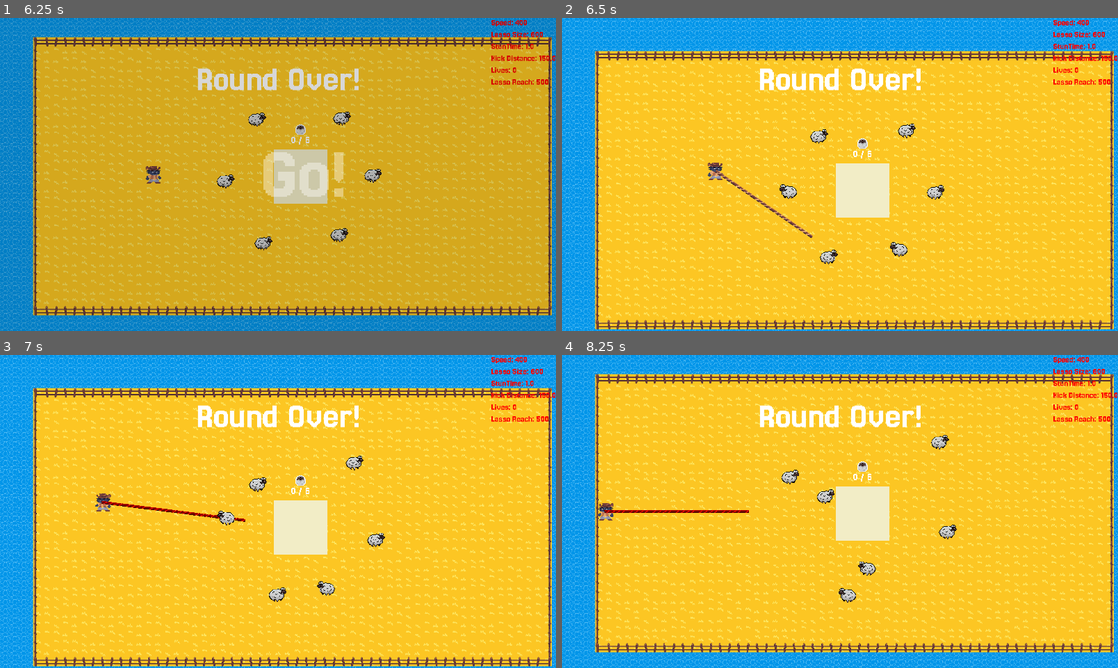
Above: before the commit, frames 1-4 (two rows, left to right).
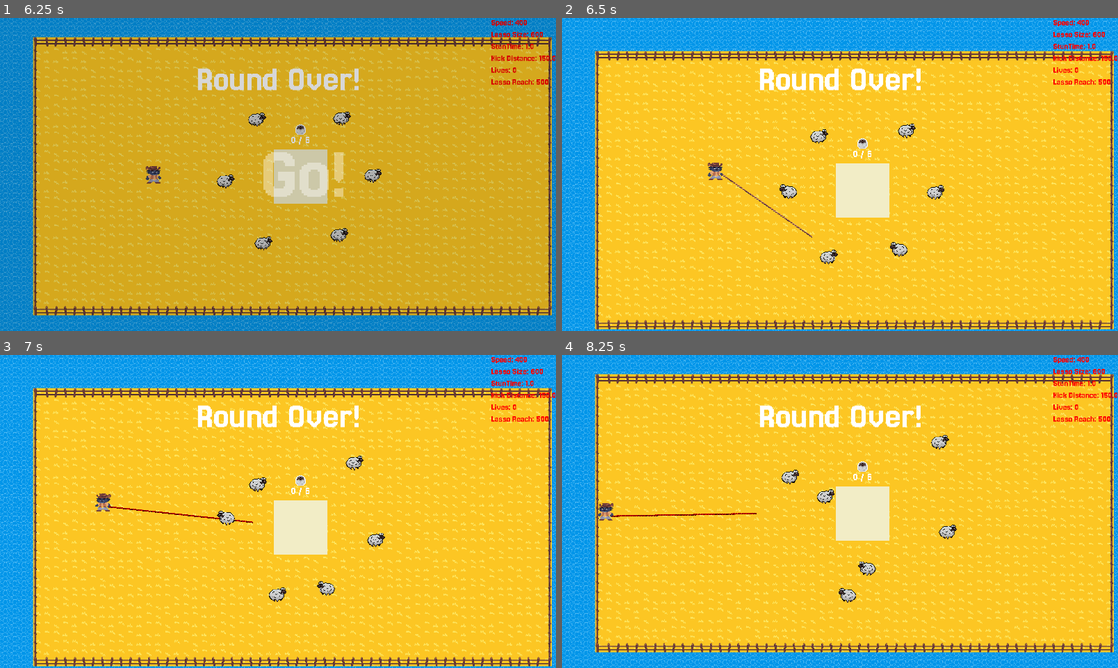
Above: after the commit, the same moments.

Repository: kinghos/GMTK-Game-Jam-2025
Game: Godot game, scene res://scenes/ui/title_screen.tscn
Two runs of this game, one before a commit and one after it. Both use one fixed random seed, a clock stepped at 60 frames per second and the inputs below.
Inputs (mouse positions are in pixels of both pictures, inside the frame that each line leads up to):
- Up to frame 1 (6.25 s): click "PLAY" at 0.5 s; click (528, 305) at 1.25 s; click (528, 305) at 2 s; click (533, 309) at 2.75 s; move the mouse to (400, 158) at 3.52 s; hold Right (Right) 3.53-4.28 s; hold Space (Kick) 3.53-4.28 s; click (400, 158) at 3.67 s; move the mouse to (166, 190) at 4.27 s; hold S (Down) 4.28-5.03 s; tap Space (Kick) at 4.35, 5.85 s; click (166, 190) at 4.42 s; move the mouse to (333, 105) at 5.02 s; hold Right (Right) 5.03-5.78 s; hold Space (Kick) 5.03-5.78 s; click (333, 105) at 5.17 s; move the mouse to (250, 237) at 5.77 s; hold Up (Up) from 5.78 s (still down); click (250, 237) at 5.92 s
- Up to frame 2 (6.5 s): keep holding Up (Up)
- Up to frame 3 (7 s): move the mouse to (300, 527) at 6.52 s; release Up (Up) at 6.53 s; hold Left (Left) from 6.53 s (still down); hold Space (Kick) from 6.53 s (still down); click (300, 527) at 6.67 s
- Up to frame 4 (8.25 s): move the mouse to (673, 464) at 7.27 s; release Space (Kick) at 7.28 s; tap Space (Kick) at 7.35 s; click (673, 464) at 7.42 s; move the mouse to (867, 511) at 8.02 s; release Left (Left) at 8.03 s; hold S (Down) from 8.03 s (still down); hold Space (Kick) from 8.03 s (still down); click (867, 511) at 8.17 s

Frame 1 is identical in both runs. In frame 2, 0.2% of the frame differs, in the area x 27-46%, y 48-71%; in frame 3, 0.3%; in frame 4, 0.4%, in the area x 7-35%, y 49-52%.

Commit message:
some lasso visual improvements

Diff:
--- a/scenes/Player.tscn
+++ b/scenes/Player.tscn
@@ -37,3 +37,6 @@
 process_callback = 0
 editor_draw_drag_margin = true
 script = ExtResource("3_3li8b")
+
+[node name="LassoStart" type="Marker2D" parent="."]
+position = Vector2(-22, 16)
--- a/scenes/lasso.gd
+++ b/scenes/lasso.gd
@@ -43,21 +43,23 @@
 	if !points.is_empty() and Globals.player.global_position.distance_to(points[0]) > Globals.player_lasso_reach:
 		finish_lasso(true)
 
+	var player_lasso_start = player.get_node("LassoStart").global_position
+
 	var mouse_pos = get_global_mouse_position()
-	var direction = (mouse_pos - player.global_position).normalized()
-	var distance = player.global_position.distance_to(mouse_pos)
+	var direction = (mouse_pos - player_lasso_start).normalized()
+	var distance = Globals.player.global_position.distance_to(mouse_pos)
 
 	if distance <= Globals.player_lasso_reach:
-		line_from_player.points = [player.global_position, mouse_pos]
+		line_from_player.points = [player_lasso_start, mouse_pos]
 		line_from_player.modulate = Color.WHITE
 	else:
-		var clamped_point = player.global_position + direction * Globals.player_lasso_reach
-		line_from_player.points = [player.global_position, clamped_point]
+		var clamped_point = player_lasso_start + direction * Globals.player_lasso_reach
+		line_from_player.points = [player_lasso_start, clamped_point]
 		line_from_player.modulate = Color.RED
 
 func _input(event):
 	if event is InputEventMouseButton and event.button_index == MOUSE_BUTTON_LEFT:
-		if event.pressed and player.global_position.distance_to(get_global_mouse_position()) <= Globals.player_lasso_reach:
+		if event.pressed and Globals.player.global_position.distance_to(get_global_mouse_position()) <= Globals.player_lasso_reach:
 			# prevent lasso drawing if mouse hovering over pen
 			for pen: Pen in get_tree().get_nodes_in_group("Pens"):
 				if pen.is_mouse_over:
--- a/scenes/lasso.tscn
+++ b/scenes/lasso.tscn
@@ -8,6 +8,7 @@
 
 [node name="LassoLine" type="Line2D" parent="."]
 texture_repeat = 2
+width = 5.0
 texture = ExtResource("2_t680u")
 texture_mode = 1
 
@@ -15,6 +16,7 @@
 modulate = Color(1, 1, 1, 0.392157)
 texture_repeat = 2
 closed = true
+width = 5.0
 texture = ExtResource("2_t680u")
 texture_mode = 1
 
--- a/scenes/level.gd
+++ b/scenes/level.gd
@@ -8,6 +8,7 @@
 	Globals.current_level = self
 	Globals.pause_menu = $PauseMenu
 
+# Used for test level only
 func _on_button_pressed() -> void:
 	game_ui.trigger_powerups_menu()
 
--- a/scenes/levels/level_1.tscn
+++ b/scenes/levels/level_1.tscn
@@ -28,13 +28,6 @@
 [node name="Player" parent="." index="5"]
 position = Vector2(481, 538)
 
-[node name="Button" type="Button" parent="." index="7"]
-offset_left = -1098.0
-offset_top = -48.0
-offset_right = -906.0
-offset_bottom = -17.0
-text = "activate powerup menu"
-
 [node name="Pen" parent="Pens" index="0" instance=ExtResource("2_nsrm0")]
 position = Vector2(988, 545)
 max_animals = 6
@@ -57,5 +50,3 @@
 
 [node name="Sheep6" parent="Animals/Sheep" index="5" instance=ExtResource("3_x42e6")]
 position = Vector2(730, 562)
-
-[connection signal="pressed" from="Button" to="." method="_on_button_pressed"]
--- a/scenes/pen.gd
+++ b/scenes/pen.gd
@@ -45,9 +45,7 @@
 		body.in_pen = false
 
 func _on_pen_enclosure_mouse_entered() -> void:
-	print("mouse entered")
 	is_mouse_over = true
 
 func _on_pen_enclosure_mouse_exited() -> void:
-	print("mouse exited")
 	is_mouse_over = false
--- a/scenes/player.gd
+++ b/scenes/player.gd
@@ -2,12 +2,26 @@
 class_name Player
 
 @export var speed = 400
+
 @onready var animated_sprite_2d: AnimatedSprite2D = $AnimatedSprite2D
+@onready var lasso_start: Marker2D = $LassoStart
 
 var animals_in_range: Array[BaseAnimal]
 
 func _ready() -> void:
 	Globals.player = self
+
+func _process(_delta: float) -> void:
+	if get_global_mouse_position().x > global_position.x:
+		if animated_sprite_2d.flip_h:
+			lasso_start.position = Vector2(26, 16)
+		else:
+			lasso_start.position = Vector2(22, 12)
+	if get_global_mouse_position().x < global_position.x:
+		if animated_sprite_2d.flip_h:
+			lasso_start.position = Vector2(-18, 12)
+		else:
+			lasso_start.position = Vector2(-22, 16)
 
 func _physics_process(delta: float) -> void:
 	var direction = Input.get_vector("Left", "Right", "Up", "Down")
--- a/scenes/ui/game_ui.gd
+++ b/scenes/ui/game_ui.gd
@@ -30,7 +30,7 @@
 	powerup_selected.emit()
 
 func _on_option_pressed(option: String) -> void:
-	print("Option ", option, " pressed")
+	print(option, " pressed")
 	var powerup_type = powerup_options.get_node(option).get_meta("powerup_type")
 	Globals.apply_powerup(powerup_type)
 	close_powerups_menu()
Not shown: 1 places in scenes/Player.tscn that only renumber resources
Not shown: 1 places in scenes/levels/base_level.tscn that only renumber resources
